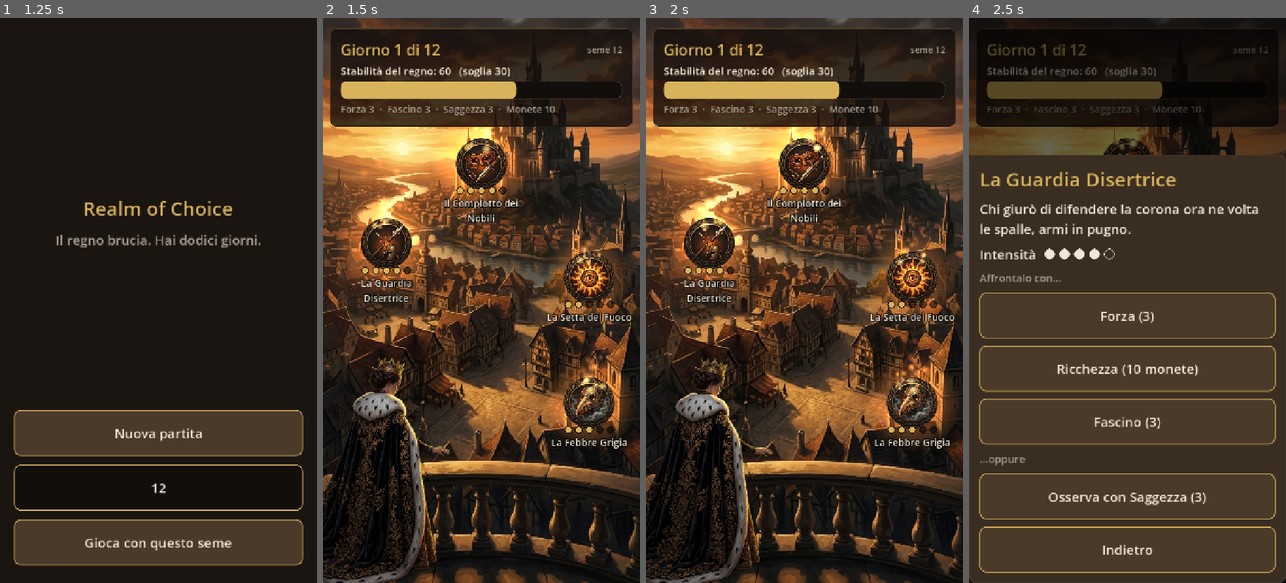
Above: before the commit, frames 1-4 (left to right).
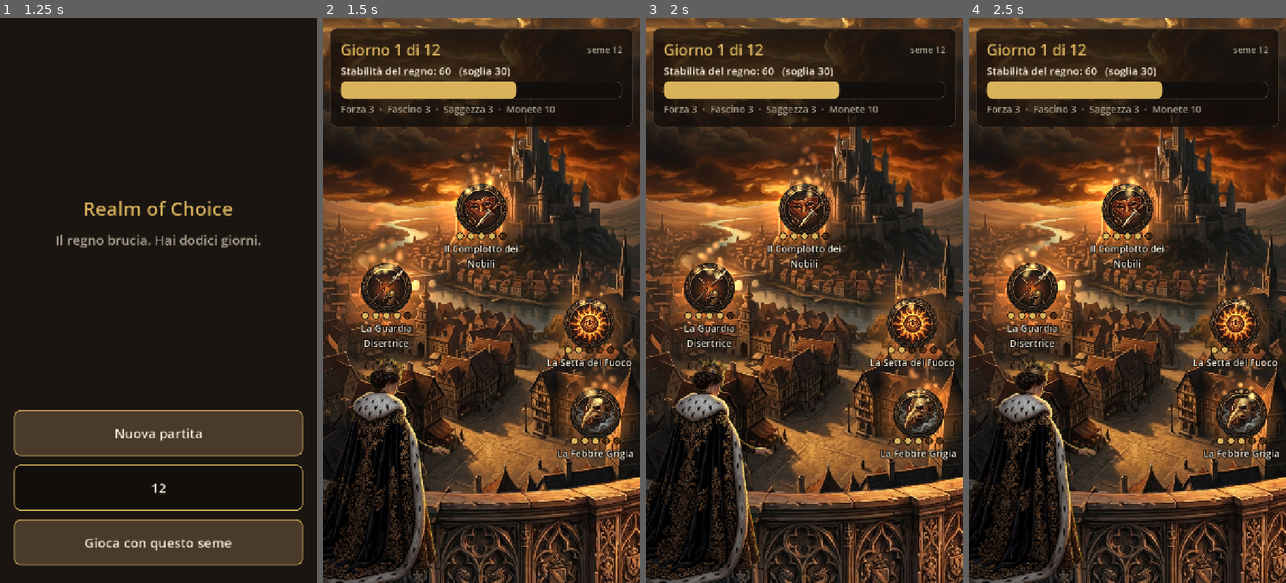
Above: after the commit, the same moments.

Repository: emamenna-lab/realm-of-choice
Game: Godot game, scene res://scenes/main.tscn
The game is run twice, just before and just after one commit, with the same random seed, the same clock (stepped at 60 frames per second) and the same inputs.
Inputs (mouse positions are in pixels of both pictures, inside the frame that each line leads up to):
- Up to frame 1 (1.25 s): click (158, 486) at 0.52 s; type "12" at 0.6 s
- Up to frame 2 (1.5 s): click "Gioca con questo seme" at 1.25 s
- Up to frame 3 (2 s): no input
- Up to frame 4 (2.5 s): click (1032, 244) at 2.02 s

Frame 1 is identical in both runs. In frame 2, 57% of the frame differs, in the area x 0-100%, y 0-100%; in frame 3, 58%; in frame 4, 70%.

Commit message:
Mappa a livelli: cielo che scorre, città, balaustra; fumo sui focolai
- prepare_assets.py toglie la scacchiera disegnata nei JPG (cielo collegato al bordo alto,
  finestre del castello, zone ampie nel balcone) e tiene solo la balaustra: il tavolo
  delle mappe a tutta larghezza avrebbe coperto metà della città
- il cielo scorre piano dietro la città, allineato con l'orizzonte
- fumo scuro procedurale sui focolai, sotto emblemi e scritte

Co-Authored-By: Claude Opus 5.5 <noreply@anthropic.com>
Claude-Session: https://claude.ai/code/session_01UdhWXWuUkLJWu6gAc7TvE7

Diff:
--- a/scripts/ui/art.gd
+++ b/scripts/ui/art.gd
@@ -3,7 +3,9 @@
 ## Immagini del gioco e piccoli costruttori grafici. I file in assets/ escono da
 ## tools/prepare_assets.py; se un'immagine manca la schermata funziona lo stesso, senza.
 
-const MAP := "res://assets/bg_map.jpg"
+const SKY := "res://assets/bg_sky.jpg"
+const CITY := "res://assets/bg_city.png"
+const BALUSTRADE := "res://assets/bg_balcony.png"
 const COURT := "res://assets/bg_court.jpg"
 const COURTIER := "res://assets/courtier.png"
 const QUEEN := "res://assets/queen.png"
@@ -28,13 +30,6 @@
 	r.mouse_filter = Control.MOUSE_FILTER_IGNORE
 	r.set_anchors_and_offsets_preset(Control.PRESET_FULL_RECT)
 	return r
-
-
-## Dove cade, sullo schermo, il punto (u, v) di un'immagine disegnata con cover() in un'area grande view.
-static func cover_point(image_size: Vector2, view: Vector2, uv: Vector2) -> Vector2:
-	var s := maxf(view.x / image_size.x, view.y / image_size.y)
-	var offset := (view - image_size * s) / 2
-	return offset + uv * image_size * s
 
 
 ## Macchia di luce radiale, bianca: si colora con modulate.
--- a/scripts/ui/map_screen.gd
+++ b/scripts/ui/map_screen.gd
@@ -1,6 +1,6 @@
 extends Control
-## La città vista dal balcone: la regina, i focolai sul dipinto, in alto giorno e stabilità,
-## in basso il resoconto della notte. Toccare un emblema apre il pannello delle azioni.
+## La città vista dal balcone, in livelli: cielo che scorre, città, balaustra, la regina.
+## Sopra, i focolai; in alto giorno e stabilità, in basso il resoconto della notte. Toccare un emblema apre il pannello delle azioni.
 
 signal observe_requested(outbreak_id: int)
 signal confront_requested(outbreak_id: int, approach: String)
@@ -9,21 +9,35 @@
 const OutbreakMarker := preload("res://scripts/ui/outbreak_marker.gd")
 const QueenShader := preload("res://scripts/ui/queen_idle.gdshader")
 
-## Posti dei focolai sul dipinto della città, in coordinate 0..1 dell'immagine.
-## Evitano il cielo sotto la barra in alto, la regina in basso a sinistra e il balcone.
+## Posti dei focolai sul dipinto della città, in coordinate 0..1 dell'immagine della città.
+## Evitano il cielo sotto la barra in alto, la regina in basso a sinistra e la balaustra.
 const SLOTS: Array[Vector2] = [
 	Vector2(0.60, 0.60), Vector2(0.20, 0.40), Vector2(0.84, 0.46), Vector2(0.50, 0.26),
-	Vector2(0.84, 0.68), Vector2(0.38, 0.52), Vector2(0.15, 0.24), Vector2(0.84, 0.29),
+	Vector2(0.86, 0.62), Vector2(0.42, 0.50), Vector2(0.15, 0.24), Vector2(0.84, 0.29),
 ]
 ## Altezza della regina rispetto allo schermo.
 const QUEEN_HEIGHT := 0.40
+## La città scende un poco sullo schermo, per lasciare più cielo sotto la barra in alto.
+const CITY_DROP := 0.08
+## Dove sta l'orizzonte nella città e il sole nel cielo (frazioni d'altezza delle immagini):
+## il cielo si allinea così che i suoi monti e il sole stiano appena sotto l'orizzonte della città.
+const CITY_HORIZON := 0.25
+const SKY_SUN := 0.73
+## Il cielo è più grande dello schermo, per avere spazio per scorrere.
+const SKY_SCALE := 1.15
+## Bordo superiore della balaustra, rispetto all'altezza dello schermo.
+const BALUSTRADE_TOP := 0.80
 
 var engine: TurnEngine
 var report: Array[String] = []
 var _sheet: Control
 var _markers: Array[Control] = []
 var _queen: TextureRect
-var _map_size := Vector2(768, 1376)
+var _sky: TextureRect
+var _city: TextureRect
+var _balustrade: TextureRect
+var _sky_base_x := 0.0
+var _sky_drift := 0.0
 
 
 func setup(e: TurnEngine, night_report: Array[String]) -> void:
@@ -37,10 +51,12 @@
 	bg.color = UiKit.BG
 	bg.set_anchors_and_offsets_preset(Control.PRESET_FULL_RECT)
 	add_child(bg)
-	var map := Art.cover(Art.MAP)
-	if map.texture:
-		_map_size = map.texture.get_size()
-	add_child(map)
+	_sky = _layer(Art.SKY)
+	_city = _layer(Art.CITY)
+	# Cielo e città sotto il fumo dei focolai, che sta a z -1.
+	bg.z_index = -3
+	_sky.z_index = -2
+	_city.z_index = -2
 
 	var slots := _assign_slots()
 	for o in engine.state.active_outbreaks():
@@ -50,6 +66,8 @@
 		m.tapped.connect(_open_sheet)
 		add_child(m)
 		_markers.append(m)
+
+	_balustrade = _layer(Art.BALUSTRADE)
 
 	var queen_tex := Art.texture(Art.QUEEN)
 	if queen_tex:
@@ -84,9 +102,42 @@
 	return result
 
 
+func _layer(path: String) -> TextureRect:
+	var r := TextureRect.new()
+	r.texture = Art.texture(path)
+	r.expand_mode = TextureRect.EXPAND_IGNORE_SIZE
+	r.stretch_mode = TextureRect.STRETCH_SCALE
+	r.mouse_filter = Control.MOUSE_FILTER_IGNORE
+	add_child(r)
+	return r
+
+
+## Le nuvole scorrono piano avanti e indietro: un giro ogni due minuti circa.
+func _process(delta: float) -> void:
+	_sky_drift += delta
+	var room := (_sky.size.x - size.x) / 2
+	_sky.position.x = _sky_base_x + sin(_sky_drift * 0.05) * room * 0.9
+
+
 func _layout() -> void:
+	# La città copre lo schermo come uno sfondo, poi scende di CITY_DROP.
+	var city_size := Vector2(768, 1376)
+	if _city.texture:
+		city_size = _city.texture.get_size()
+	var s := maxf(size.x / city_size.x, size.y / city_size.y)
+	_city.size = city_size * s
+	_city.position = (size - _city.size) / 2 + Vector2(0, size.y * CITY_DROP)
 	for m in _markers:
-		m.position = Art.cover_point(_map_size, size, SLOTS[m.get_meta("slot")])
+		m.position = _city.position + SLOTS[m.get_meta("slot")] * _city.size
+
+	_sky.size = _city.size * SKY_SCALE
+	_sky_base_x = (size.x - _sky.size.x) / 2
+	_sky.position = Vector2(_sky_base_x, _city.position.y + CITY_HORIZON * _city.size.y - SKY_SUN * _sky.size.y)
+
+	if _balustrade.texture:
+		var t := _balustrade.texture
+		_balustrade.size = Vector2(size.x, size.x * t.get_height() / t.get_width())
+		_balustrade.position = Vector2(0, size.y * BALUSTRADE_TOP)
 	if _queen:
 		var h := size.y * QUEEN_HEIGHT
 		var w := h * _queen.texture.get_width() / _queen.texture.get_height()
--- a/scripts/ui/outbreak_marker.gd
+++ b/scripts/ui/outbreak_marker.gd
@@ -1,5 +1,5 @@
 extends Control
-## Un focolaio sulla mappa: emblema, bagliore che pulsa e fiamme che crescono con l'intensità,
+## Un focolaio sulla mappa: emblema, bagliore che pulsa, fumo e scintille che crescono con l'intensità,
 ## pallini e nome sotto. Il centro dell'emblema sta nell'origine del nodo.
 
 signal tapped(outbreak_id: int)
@@ -35,6 +35,8 @@
 	var pulse := glow.create_tween().set_loops().set_trans(Tween.TRANS_SINE)
 	pulse.tween_property(glow, "scale", Vector2.ONE * 1.12, period / 2)
 	pulse.tween_property(glow, "scale", Vector2.ONE * 0.92, period / 2)
+
+	add_child(_smoke(heat))
 
 	var button := TextureButton.new()
 	button.texture_normal = Art.emblem(outbreak.type_id)
@@ -83,6 +85,33 @@
 	return p
 
 
+## Fumo scuro che sale lento dietro l'emblema e si allarga svanendo.
+func _smoke(heat: float) -> CPUParticles2D:
+	var p := CPUParticles2D.new()
+	# Sotto tutti gli emblemi e le scritte (anche dei focolai vicini), sopra la città.
+	p.z_index = -1
+	p.amount = 4 + int(8 * heat)
+	p.lifetime = 2.4
+	p.preprocess = p.lifetime
+	p.position = Vector2(0, -EMBLEM_SIZE * 0.2)
+	p.emission_shape = CPUParticles2D.EMISSION_SHAPE_RECTANGLE
+	p.emission_rect_extents = Vector2(EMBLEM_SIZE * 0.2, 4)
+	p.direction = Vector2.UP
+	p.spread = 12
+	p.gravity = Vector2(6, -8)
+	p.initial_velocity_min = 25
+	p.initial_velocity_max = 40 + 20 * heat
+	p.texture = Art.glow_texture()
+	p.scale_amount_min = 0.5
+	p.scale_amount_max = 0.8 + 0.4 * heat
+	var ramp := Gradient.new()
+	ramp.set_color(0, Color(0.12, 0.09, 0.08, 0.0))
+	ramp.set_color(1, Color(0.2, 0.17, 0.15, 0.0))
+	ramp.add_point(0.2, Color(0.1, 0.08, 0.07, 0.6 + 0.25 * heat))
+	p.color_ramp = ramp
+	return p
+
+
 func _additive() -> CanvasItemMaterial:
 	var m := CanvasItemMaterial.new()
 	m.blend_mode = CanvasItemMaterial.BLEND_MODE_ADD
Binary file added: assets/bg_balcony.png
Not shown, added: assets/bg_balcony.png.import
Binary file added: assets/bg_city.png
Not shown, added: assets/bg_city.png.import
Binary file removed: assets/bg_map.jpg
Binary file added: assets/bg_sky.jpg
Not shown, changed: assets/bg_sky.jpg.import
Binary file added: assets/raw/balcony_checker.jpg
Binary file added: assets/raw/city_checker.jpg
Binary file added: assets/raw/sky.jpg
Binary file added: assets/raw/smoke_checker.jpg
Not shown, changed: tools/prepare_assets.py
